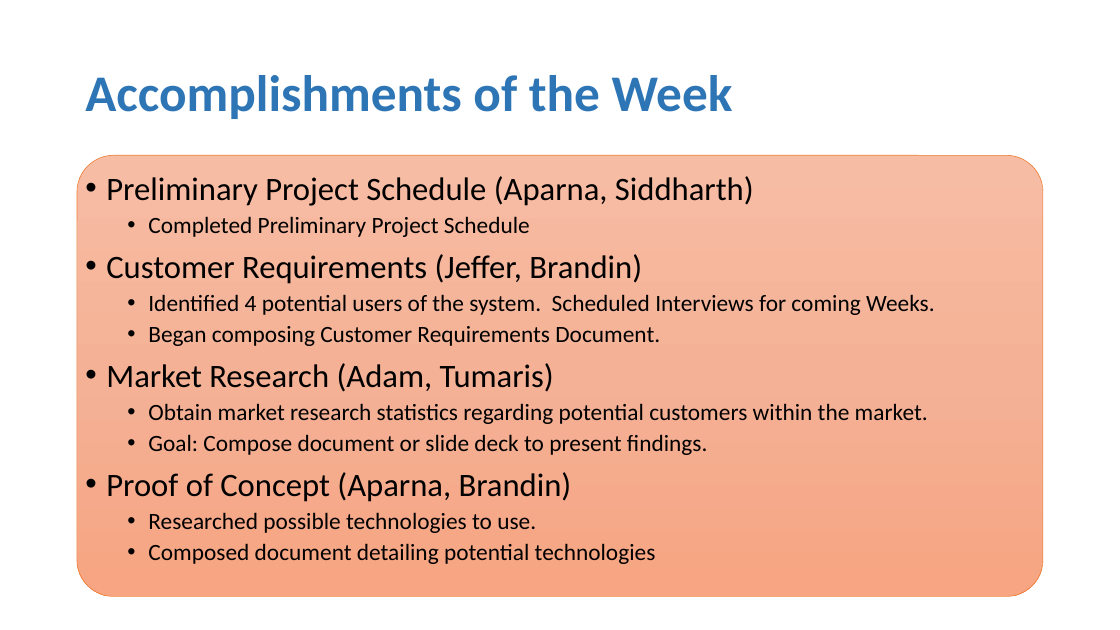
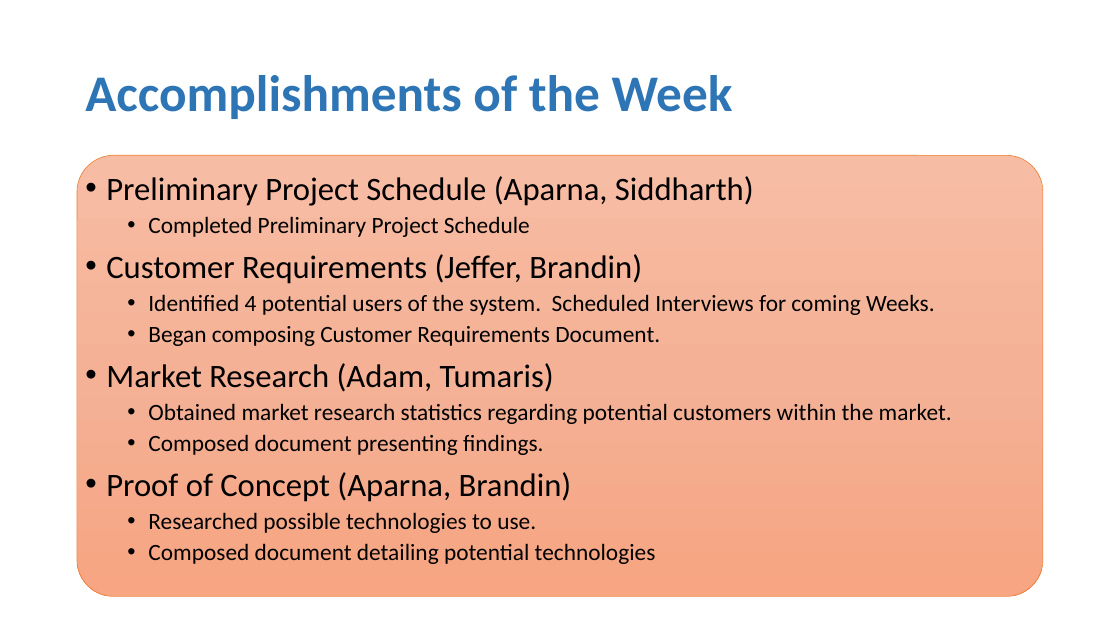
Before and after one commit to Bbulicki/MarchingMasters, a slide deck: slide 2 of Documents/Meeting Updates/MarchingMasters-1013.pptx. Drawn at 1120x630 pixels with LibreOffice and Linux fonts; fonts in the diff are those of the drawing. Boxes give left, top, right and bottom in pixels: in the first picture for what was removed or moved away, otherwise in the second. Text is boxed around its words. In the diff, an @@ line names an element or a change of style, - is before the commit and + after.

```diff
--- a/Documents/Meeting Updates/MarchingMasters-1013.pptx
+++ b/Documents/Meeting Updates/MarchingMasters-1013.pptx
@@ text at [148, 403, 952, 455]: text changed @@
-  • Obtain market research statistics regarding potential customers within the market.
-  • Goal: Compose document or slide deck to present findings.
+  • Obtained market research statistics regarding potential customers within the market.
+  • Composed document presenting findings.
```
